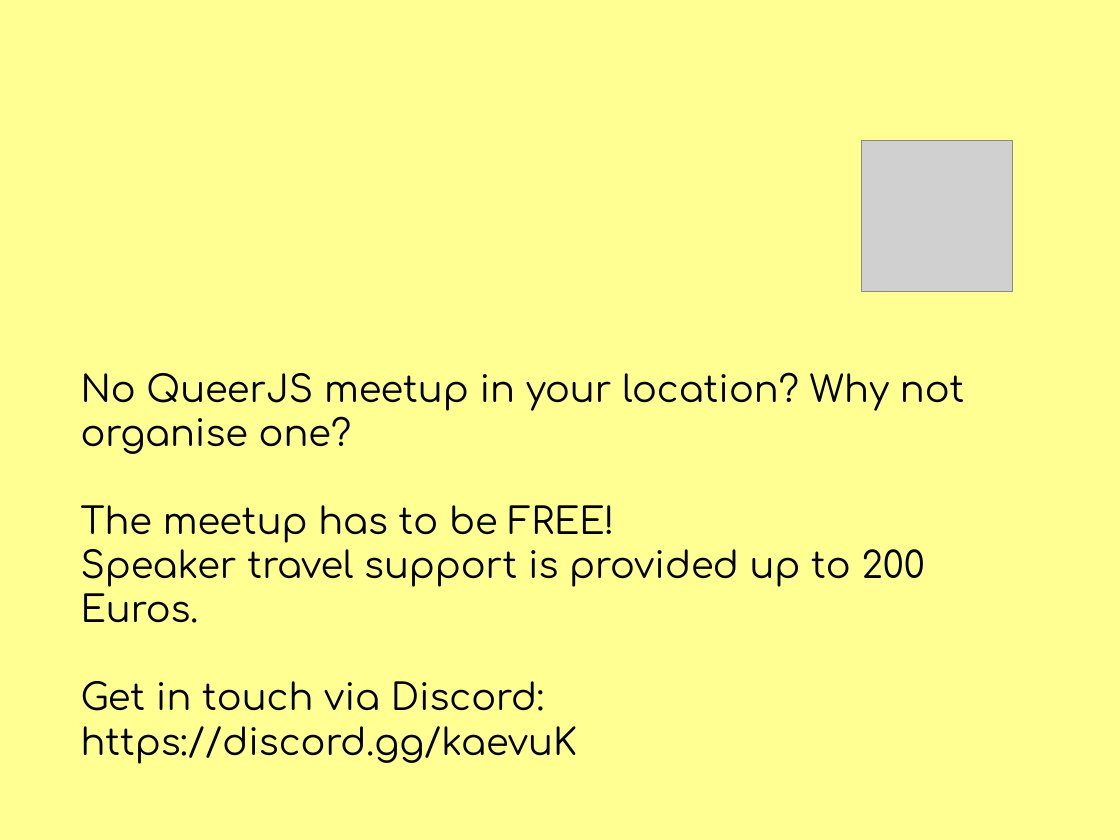
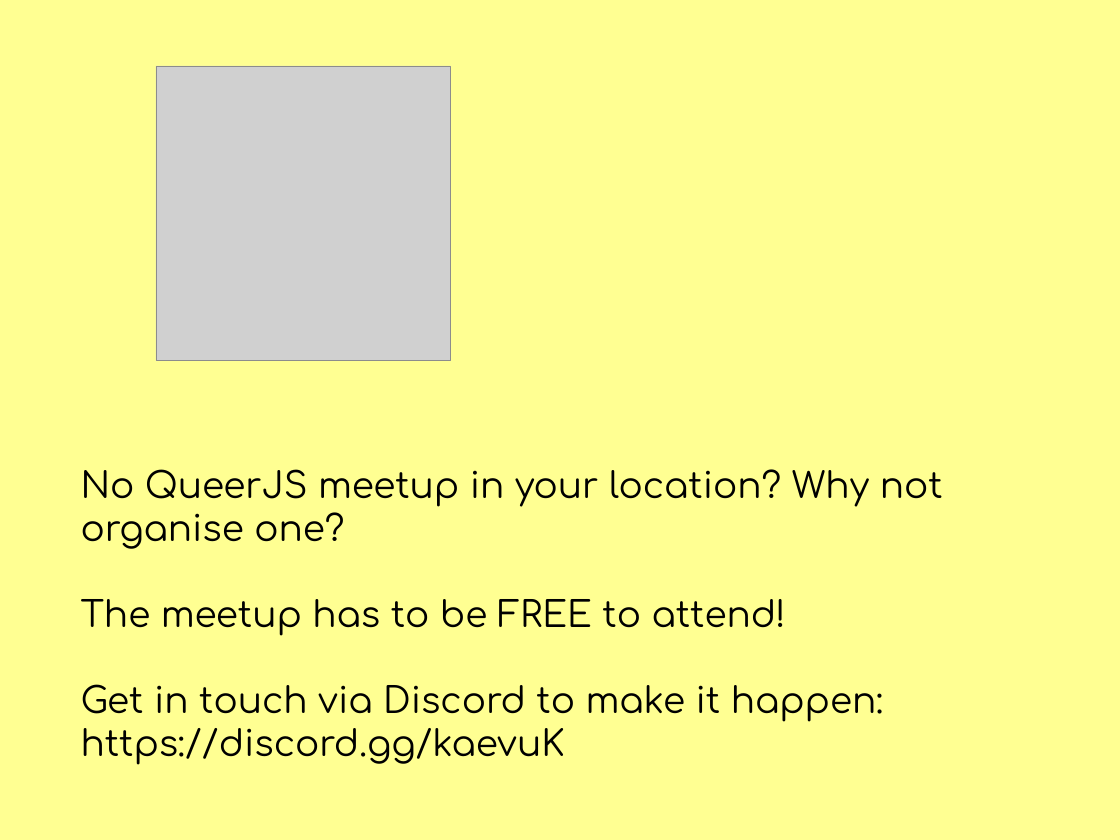
Before and after one commit to JiggyPete/global-diversity-cfp-day-site, a slide deck: slide 34 of public/slides/global-diversity-cfp-day.pptx. Drawn at 1120x840 pixels with LibreOffice and Linux fonts; fonts in the diff are those of the drawing; grey boxes stand for pictures. Boxes give left, top, right and bottom in pixels: in the first picture for what was removed or moved away, otherwise in the second. Text is boxed around its words. In the diff, an @@ line names an element or a change of style, - is before the commit and + after.

```diff
--- a/public/slides/global-diversity-cfp-day.pptx
+++ b/public/slides/global-diversity-cfp-day.pptx
@@ picture: place and size @@
-picture at (862, 140, 1012, 291)
+picture at (156, 66, 451, 361)
@@ title "No QueerJS meetup in your ...": place and size @@
-title "No QueerJS meetup in your ..." at (81, 372, 965, 764)
+title "No QueerJS meetup in your ..." at (81, 469, 943, 765)
@@ title at (81, 469, 943, 765): size 33.6 to 32.8 pt in "No QueerJS meetup in your location? Why ...", "https://discord.gg/kaevuK" @@
@@ title at (81, 599, 883, 722): text changed; size 33.6 to 32.8 pt @@
-The meetup has to be FREE!
-Speaker travel support is provided up to 200 Euros.
-Get in touch via Discord:
+The meetup has to be FREE to attend!
+Get in touch via Discord to make it happen:
```
Also in this commit, not shown: 1 other slide changed, 3 slides added, 1 slide removed, 3 other files.
